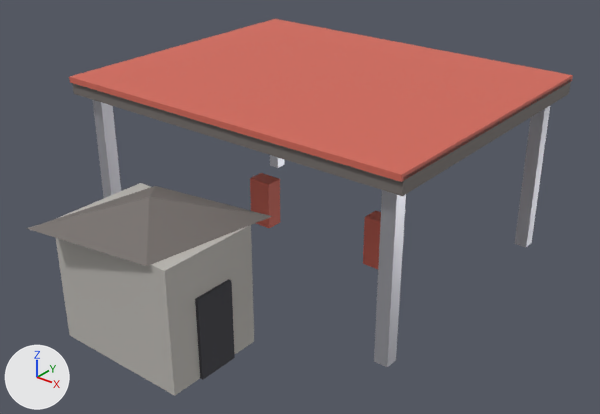
Two versions of the glTF model sandbox/fromville/public/assets/kits/gas.glb, one commit apart.
Before and after are seen from a 50 mm lens placed at (12.48, -16.48, 11.1), pointed at (0.64, -1.68, 1.93). Arrows for +X, +Y and +Z are at lower left; the lights stay in place. The first picture is the older version. Where no turn or scale is listed for an object, it has been applied to the vertices.

The first picture shows 'canopy', 'kdoor', 'kiosk', 'kioskroof', 'post', 'post.002', 'post.003', 'pump', 'pump.001', 'trim' and 1 more.
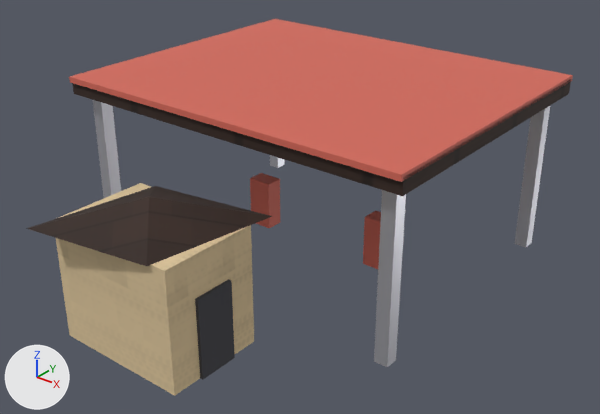
Where the change shows, as pixel boxes [x1, y1, x2, y2] in the pictures (600 x 414 px):
'kiosk', surface changed
    both: [56, 183, 254, 396]
'kioskroof', recoloured (grey to black)
    both: [26, 186, 272, 266]
'canopy', recoloured
    both: [72, 80, 571, 196]

What changed in the scene script:
```text
Add img_fvtex_fvm_roof:
    img_fvtex_fvm_roof = load_image('fvtex_fvm_roof', '_unpacked/fvtex_fvm_roof', 512, 512, 'sRGB')
Add img_fvtex_fvm_wall:
    img_fvtex_fvm_wall = load_image('fvtex_fvm_wall', '_unpacked/fvtex_fvm_wall', 512, 512, 'sRGB')
Change mat_fvm_wall2:
    where n0 = _N.new('ShaderNodeBsdfPrincipled'); n0.name = 'Principled BSDF'
    remove n0.inputs[0].default_value = (0.5, 0.48, 0.45, 1.0)  # 'Base Color', grey #bcb8b3
    n0.inputs[2].default_value: 0.85 -> 0.9  # 'Roughness'
    add n2 = _N.new('ShaderNodeTexImage'); n2.name = 'Image Texture'
    add n2.image = img_fvtex_fvm_wall
    add n3 = _N.new('ShaderNodeMapping'); n3.name = 'Mapping'
    add n3.inputs[3].default_value = (0.722, 0.722, 1.0)  # 'Scale'
    add n4 = _N.new('ShaderNodeUVMap'); n4.name = 'UV Map'
    add n4.uv_map = 'UVMap'
    add _L.new(n2.outputs[0], n0.inputs[0])  # 'Color' to 'Base Color'
    add _L.new(n3.outputs[0], n2.inputs[0])  # 'Vector' to 'Vector'
    add _L.new(n4.outputs[0], n3.inputs[0])  # 'UV' to 'Vector'
Add mat_fvm_roof_002:
    mat_fvm_roof_002 = bpy.data.materials.new('fvm_roof.002')
    # uses the picture img_fvtex_fvm_roof
Add mat_fvm_roof_001:
    mat_fvm_roof_001 = bpy.data.materials.new('fvm_roof.001')
    # uses the picture img_fvtex_fvm_roof
Change me_cube_035:
    where me_cube_035.from_pydata(...)  # 8 vertices, 12 faces; spans x -5.0..5.0, y -4.0..4.0, z -0.2..0.2
    remove me_cube_035.materials.append(mat_fvm_roof)  # grey #766f6c
    add me_cube_035.materials.append(mat_fvm_roof_001)
Change me_cone_004:
    where me_cone_004.from_pydata(...)  # 5 vertices, 6 faces; spans x -1.85..1.85, y -1.85..1.85, z -0.3..0.3
    remove me_cone_004.materials.append(mat_fvm_roof)  # grey #766f6c
    add me_cone_004.materials.append(mat_fvm_roof_002)
```
